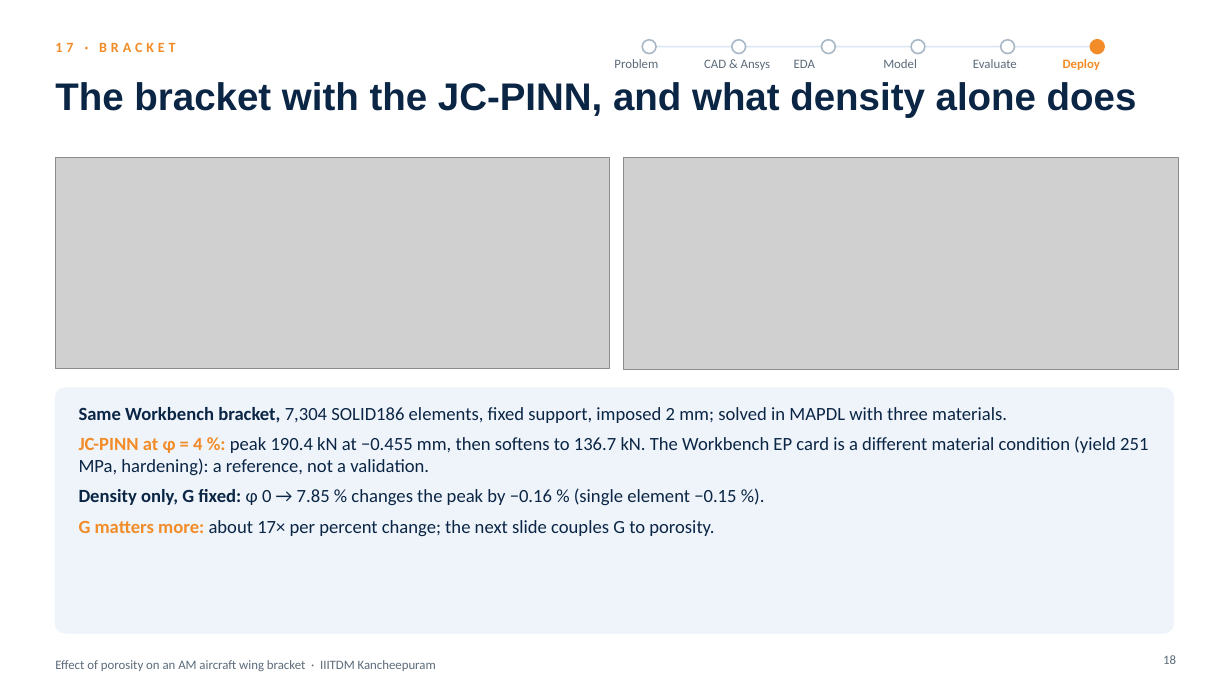
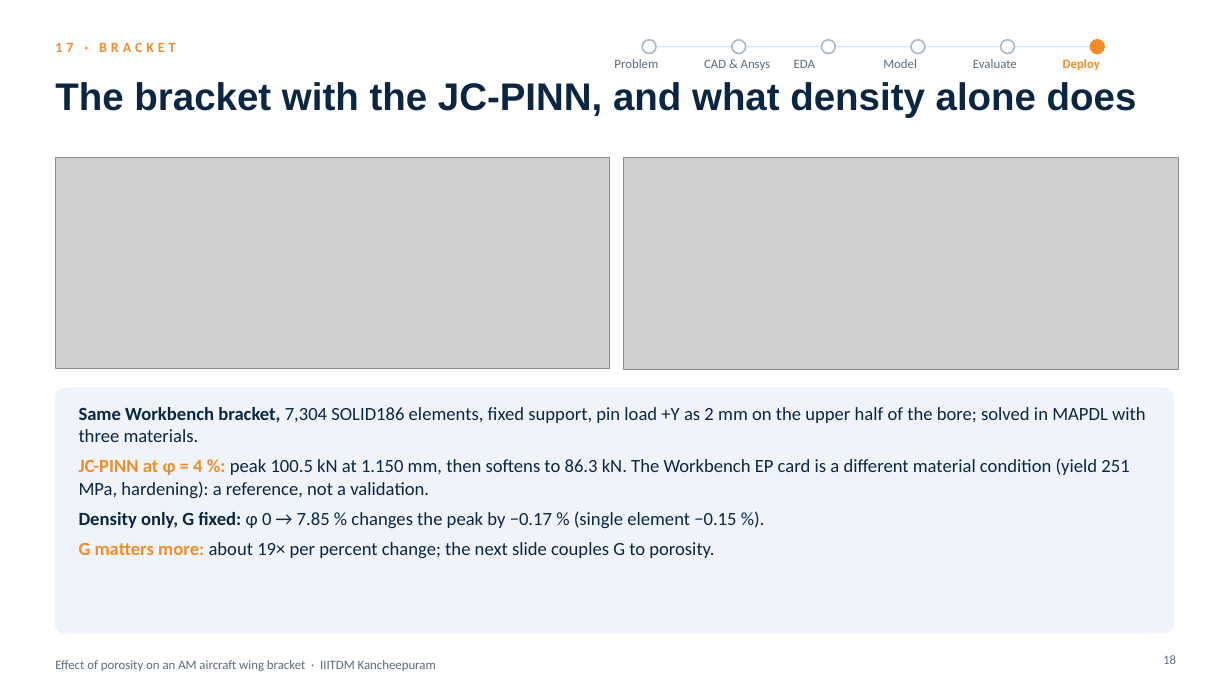
Before and after one commit to SaravananRamar06/MMM-ML, a slide deck: slide 18 of presentation/Final Presentation - Porosity in an AM Wing Bracket (corrected).pptx. Drawn at 1232x693 pixels with LibreOffice and Linux fonts; fonts in the diff are those of the drawing; grey boxes stand for pictures. Boxes give left, top, right and bottom in pixels: in the first picture for what was removed or moved away, otherwise in the second. Text is boxed around its words. In the diff, an @@ line names an element or a change of style, - is before the commit and + after.

```diff
--- a/presentation/Final Presentation - Porosity in an AM Wing Bracket (corrected).pptx
+++ b/presentation/Final Presentation - Porosity in an AM Wing Bracket (corrected).pptx
@@ text at (x1=79, y1=407, x2=1146, y2=558): text changed @@
-Same Workbench bracket, 7,304 SOLID186 elements, fixed support, imposed 2 mm; solved in MAPDL with three materials.
-JC-PINN at φ = 4 %: peak 190.4 kN at −0.455 mm, then softens to 136.7 kN. The Workbench EP card is a different material condition (yield 251 MPa, hardening): a reference, not a validation.
-Density only, G fixed: φ 0 → 7.85 % changes the peak by −0.16 % (single element −0.15 %).
-G matters more: about 17× per percent change; the next slide couples G to porosity.
+Same Workbench bracket, 7,304 SOLID186 elements, fixed support, pin load +Y as 2 mm on the upper half of the bore; solved in MAPDL with three materials.
+JC-PINN at φ = 4 %: peak 100.5 kN at 1.150 mm, then softens to 86.3 kN. The Workbench EP card is a different material condition (yield 251 MPa, hardening): a reference, not a validation.
+Density only, G fixed: φ 0 → 7.85 % changes the peak by −0.17 % (single element −0.15 %).
+G matters more: about 19× per percent change; the next slide couples G to porosity.
```
Also in this commit, not shown: 3 other slides changed, 32 other files.
